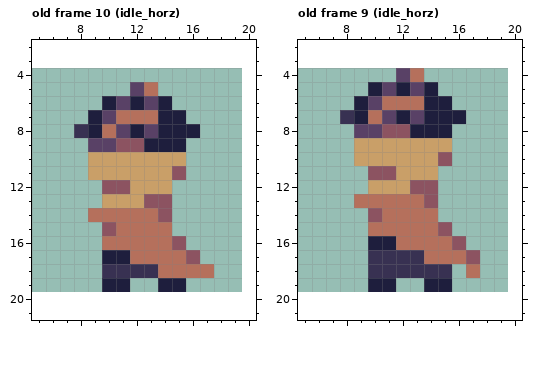
Pixel-art file: assets/sprites/player.ase. Above: the version before the commit.
16x16 pixels, 10 frames. Shown: old frame 10 (idle_horz): x 5..20, y 2..21; old frame 9 (idle_horz): x 5..20, y 2..21. The old version is drawn lined up with the new one, on the new canvas. The commit also changed other frames, which this record leaves out.
Now the later version:
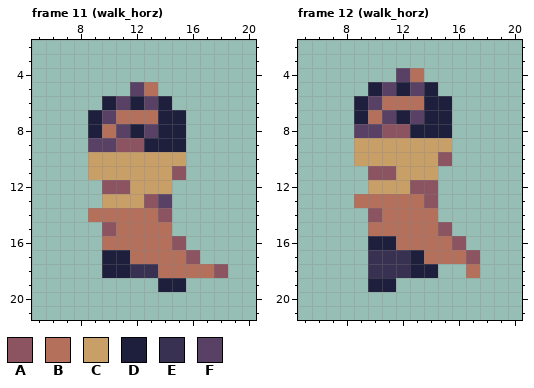
Palette (. is transparent): A #8c5361  B #b5705c  C #c99f68  D #1e1e3d  E #383152  F #594166
A new or re-ordered frame is compared with the old frame closest to it.
The edit:
canvas 16x16 -> 24x24, the old top-left corner now at 4,4
frames 10 -> 12
Frame 11 (walk_horz) is new; against old frame 10 (idle_horz):
y 8: x 8 E -> .; x 16 D -> .
y 13: x 14 A -> F
y 18: x 10..11 EE -> DD; x 18 . -> A
y 19: x 10..11 DD -> ..
Frame 12 (walk_horz) is new; against old frame 9 (idle_horz):
y 7: x 8 E -> .; x 16 D -> .
y 17: x 13 E -> D
y 18: x 13..15 EEE -> DD.
y 19: x 14..15 DD -> ..
